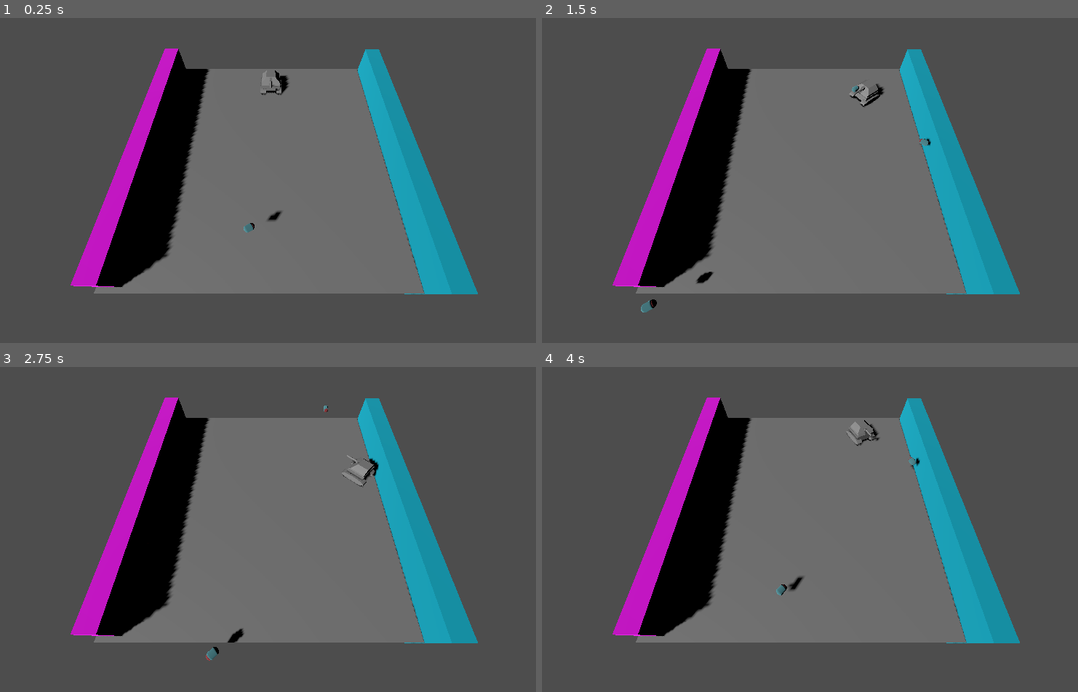
Above: before the commit, frames 1-4 (two rows, left to right).
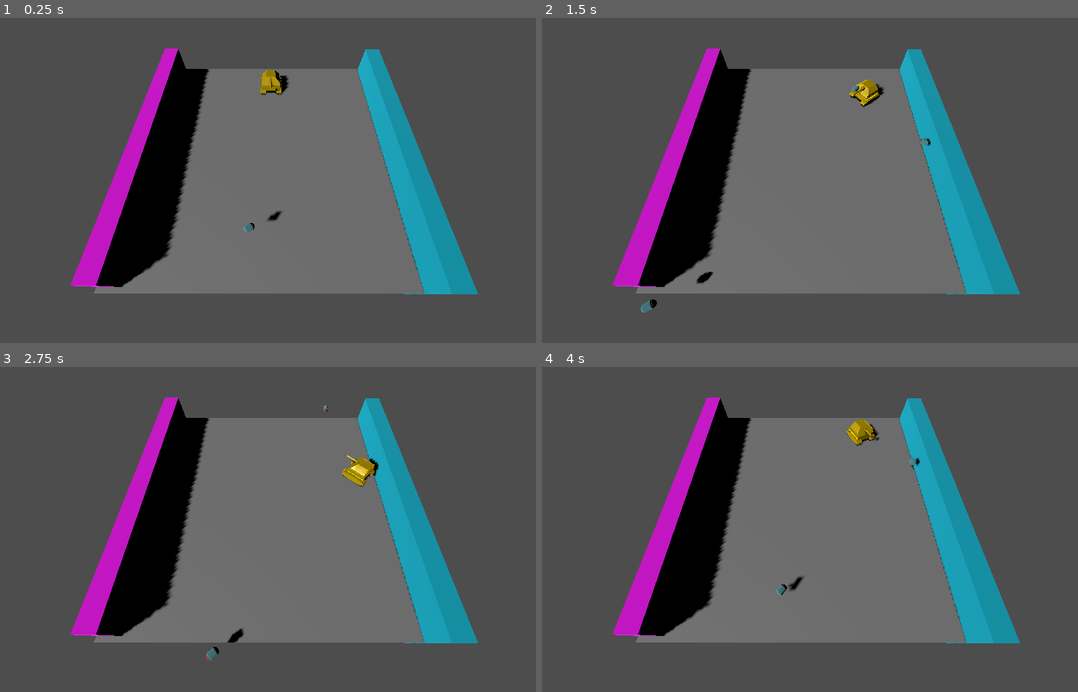
Above: after the commit, the same moments.

Repository: zachdedoo13/Tonk-3d
Game: Godot game, scene res://levels/Test.tscn
Same seed, same stepped clock (60 frames per second), same inputs: the game is played once before the commit and once after it.
Inputs (mouse positions are in pixels of both pictures, inside the frame that each line leads up to):
- Up to frame 1 (0.25 s): no input
- Up to frame 2 (1.5 s): move the mouse to (938, 164) at 0.52 s; hold Right (ui_right) 0.53-1.28 s; click (938, 164) at 0.6 s; move the mouse to (697, 196) at 1.27 s; hold Down (ui_down) from 1.28 s (still down); click (697, 196) at 1.35 s
- Up to frame 3 (2.75 s): move the mouse to (326, 458) at 2.02 s; release Down (ui_down) at 2.03 s; hold Right (ui_right) from 2.03 s (still down); click (326, 458) at 2.1 s
- Up to frame 4 (4 s): move the mouse to (783, 594) at 2.77 s; release Right (ui_right) at 2.78 s; hold Up (ui_up) 2.78-3.53 s; click (783, 594) at 2.85 s; move the mouse to (986, 578) at 3.52 s; hold Left (ui_left) from 3.53 s (still down); click (986, 578) at 3.6 s

The runs differ from the first frame. In frame 1, 0.2% of the frame differs, in the area x 48-53%, y 16-24%; in frame 2, 0.2%; in frame 3, 0.3%, in the area x 63-71%, y 27-37%; in frame 4, 0.3%.

Commit message:
added shit

Diff:
--- a/levels/Test.tscn
+++ b/levels/Test.tscn
@@ -1,8 +1,11 @@
-[gd_scene load_steps=6 format=3 uid="uid://bf2oc4bxl3glb"]
+[gd_scene load_steps=7 format=3 uid="uid://bf2oc4bxl3glb"]
 
 [ext_resource type="Script" path="res://scripts/PlayerLookAtMouse.gd" id="1_ntsly"]
 [ext_resource type="PackedScene" uid="uid://civuxe5px1c6n" path="res://player/player.tscn" id="1_sqh80"]
 [ext_resource type="PackedScene" uid="uid://bgrytsl5krjn2" path="res://player/rounds/Bacic_round.tscn" id="3_lvo7i"]
+
+[sub_resource type="TextMesh" id="TextMesh_ve16e"]
+text = "you fucken died"
 
 [sub_resource type="StandardMaterial3D" id="StandardMaterial3D_vfspi"]
 albedo_color = Color(0, 0.72549, 0.831373, 1)
@@ -21,12 +24,16 @@
 transform = Transform3D(1, 0, 0, 0, 0.472351, 0.881411, 0, -0.881411, 0.472351, 0, 10.8985, 8.01994)
 size = 25.0
 
+[node name="Text" type="MeshInstance3D" parent="."]
+transform = Transform3D(19.32, 0, 0, 0, 12.0402, 10.5064, 0, -22.4672, 5.63042, 32.478, 4.1074, 0)
+mesh = SubResource("TextMesh_ve16e")
+skeleton = NodePath("../Camera3D")
+
 [node name="Player" parent="." instance=ExtResource("1_sqh80")]
 transform = Transform3D(1, 0, 0, 0, 1, 0, 0, 0, 1, 0, 0, -5.73427)
 
 [node name="mouse_plain" type="CSGBox3D" parent="."]
 transform = Transform3D(103.165, 0, 0, 0, 0.01, 0, 0, 0, 103.165, 0, 0.01, 0)
-visible = false
 layers = 0
 use_collision = true
 
--- a/player/Player.gd
+++ b/player/Player.gd
@@ -7,7 +7,7 @@
 func _physics_process(delta):
 
 	#movement
-	var direction = Input.get_vector("ui_left", "ui_right", "ui_up", "ui_down")
+	var direction = Input.get_vector("left", "right", "up", "down")
 	var move = direction * speed * delta
 	position += Vector3(move.x, 0, move.y)
 	move_and_slide()
--- a/player/player.tscn
+++ b/player/player.tscn
@@ -1,15 +1,39 @@
-[gd_scene load_steps=5 format=3 uid="uid://civuxe5px1c6n"]
+[gd_scene load_steps=9 format=3 uid="uid://civuxe5px1c6n"]
 
 [ext_resource type="Script" path="res://player/Player.gd" id="1_2w0px"]
 [ext_resource type="PackedScene" uid="uid://bgrytsl5krjn2" path="res://player/rounds/Bacic_round.tscn" id="2_rm3f6"]
 [ext_resource type="ArrayMesh" uid="uid://dfj2atav2sdnx" path="res://lib/assets/Tank.obj" id="3_oxdqt"]
+
+[sub_resource type="Gradient" id="Gradient_62a5l"]
+offsets = PackedFloat32Array(0, 0.106557, 0.885246)
+colors = PackedColorArray(0, 0, 0, 1, 1, 1, 1, 1, 0.721311, 0.721311, 0.721311, 1)
+
+[sub_resource type="FastNoiseLite" id="FastNoiseLite_dvogh"]
+
+[sub_resource type="NoiseTexture2D" id="NoiseTexture2D_dsy1w"]
+color_ramp = SubResource("Gradient_62a5l")
+noise = SubResource("FastNoiseLite_dvogh")
+
+[sub_resource type="StandardMaterial3D" id="StandardMaterial3D_khyhg"]
+albedo_color = Color(1, 0.843137, 0, 1)
+metallic = 0.49
+metallic_specular = 0.99
+roughness = 0.37
+roughness_texture = SubResource("NoiseTexture2D_dsy1w")
+emission = Color(1, 1, 1, 1)
+emission_energy_multiplier = 0.18
+rim_enabled = true
+clearcoat_enabled = true
+subsurf_scatter_enabled = true
+subsurf_scatter_strength = 1.0
+refraction_scale = 0.36
 
 [sub_resource type="BoxShape3D" id="BoxShape3D_r10ih"]
 size = Vector3(1.9845, 1.34955, 2.2124)
 
 [node name="Player" type="Node3D"]
 
-[node name="CharacterBody3D" type="CharacterBody3D" parent="." groups=["mobs"]]
+[node name="CharacterBody3D" type="CharacterBody3D" parent="." groups=["player"]]
 transform = Transform3D(0.75, 0, 0, 0, 0.75, 0, 0, 0, 0.75, 0, 0, 0)
 collision_layer = 4
 collision_mask = 4
@@ -19,6 +43,7 @@
 [node name="MeshInstance3D" type="MeshInstance3D" parent="CharacterBody3D"]
 transform = Transform3D(0.255, 0, 0, 0, 0.255, 0, 0, 0, 0.11, 0, 0.09, 0)
 mesh = ExtResource("3_oxdqt")
+surface_material_override/0 = SubResource("StandardMaterial3D_khyhg")
 
 [node name="CollisionShape3D" type="CollisionShape3D" parent="CharacterBody3D"]
 transform = Transform3D(1, 0, 0, 0, 1, 0, 0, 0, 1, -0.0297241, 0.675488, -0.010498)
--- a/player/rounds/Bacic.gd
+++ b/player/rounds/Bacic.gd
@@ -19,7 +19,7 @@
 	else:
 		var collision = move_and_collide(velocity * delta)
 		if collision:
-			if collision.get_collider().is_in_group("mobs"):
+			if collision.get_collider().is_in_group("player"):
 				collision.get_collider().queue_free()
 			collision_count += 1
 			if collision_count >= max_collisions:
--- a/player/rounds/Bacic_round.tscn
+++ b/player/rounds/Bacic_round.tscn
@@ -16,7 +16,7 @@
 
 [sub_resource type="CapsuleShape3D" id="CapsuleShape3D_dgcdw"]
 
-[node name="BacicRound" type="CharacterBody3D"]
+[node name="BacicRound" type="CharacterBody3D" groups=["bullet"]]
 transform = Transform3D(-1.96701e-08, 0, 0.45, 0, 0.45, 0, -0.45, 0, -1.96701e-08, 0, 0, 0)
 collision_layer = 8
 collision_mask = 8
--- a/project.godot
+++ b/project.godot
@@ -26,3 +26,27 @@
 "events": [Object(InputEventMouseButton,"resource_local_to_scene":false,"resource_name":"","device":-1,"window_id":0,"a …(253 unchanged characters)…
 ]
 }
+left={
+"deadzone": 0.5,
+"events": [Object(InputEventKey,"resource_local_to_scene":false,"resource_name":"","device":-1,"window_id":0,"alt_pressed":false,"shift_pressed":false,"ctrl_pressed":false,"meta_pressed":false,"pressed":false,"keycode":0,"physical_keycode":65,"key_label":0,"unicode":97,"echo":false,"script":null)
+, Object(InputEventKey,"resource_local_to_scene":false,"resource_name":"","device":-1,"window_id":0,"alt_pressed":false,"shift_pressed":false,"ctrl_pressed":false,"meta_pressed":false,"pressed":false,"keycode":0,"physical_keycode":4194319,"key_label":0,"unicode":0,"echo":false,"script":null)
+]
+}
+right={
+"deadzone": 0.5,
+"events": [Object(InputEventKey,"resource_local_to_scene":false,"resource_name":"","device":-1,"window_id":0,"alt_pressed":false,"shift_pressed":false,"ctrl_pressed":false,"meta_pressed":false,"pressed":false,"keycode":0,"physical_keycode":68,"key_label":0,"unicode":100,"echo":false,"script":null)
+, Object(InputEventKey,"resource_local_to_scene":false,"resource_name":"","device":-1,"window_id":0,"alt_pressed":false,"shift_pressed":false,"ctrl_pressed":false,"meta_pressed":false,"pressed":false,"keycode":0,"physical_keycode":4194321,"key_label":0,"unicode":0,"echo":false,"script":null)
+]
+}
+up={
+"deadzone": 0.5,
+"events": [Object(InputEventKey,"resource_local_to_scene":false,"resource_name":"","device":-1,"window_id":0,"alt_pressed":false,"shift_pressed":false,"ctrl_pressed":false,"meta_pressed":false,"pressed":false,"keycode":0,"physical_keycode":4194320,"key_label":0,"unicode":0,"echo":false,"script":null)
+, Object(InputEventKey,"resource_local_to_scene":false,"resource_name":"","device":-1,"window_id":0,"alt_pressed":false,"shift_pressed":false,"ctrl_pressed":false,"meta_pressed":false,"pressed":false,"keycode":0,"physical_keycode":87,"key_label":0,"unicode":119,"echo":false,"script":null)
+]
+}
+down={
+"deadzone": 0.5,
+"events": [Object(InputEventKey,"resource_local_to_scene":false,"resource_name":"","device":-1,"window_id":0,"alt_pressed":false,"shift_pressed":false,"ctrl_pressed":false,"meta_pressed":false,"pressed":false,"keycode":0,"physical_keycode":83,"key_label":0,"unicode":115,"echo":false,"script":null)
+, Object(InputEventKey,"resource_local_to_scene":false,"resource_name":"","device":-1,"window_id":0,"alt_pressed":false,"shift_pressed":false,"ctrl_pressed":false,"meta_pressed":false,"pressed":false,"keycode":0,"physical_keycode":4194322,"key_label":0,"unicode":0,"echo":false,"script":null)
+]
+}
--- a/scripts/PlayerLookAtMouse.gd
+++ b/scripts/PlayerLookAtMouse.gd
@@ -21,3 +21,5 @@
 		var pos = inter.position
 		if is_instance_valid($Player/CharacterBody3D):
 			$Player/CharacterBody3D.look_at(Vector3(pos.x, position.y, pos.z), Vector3(0, 1, 0))
+		else:
+			$Text.position = Vector3(0, 4.107, 0)
